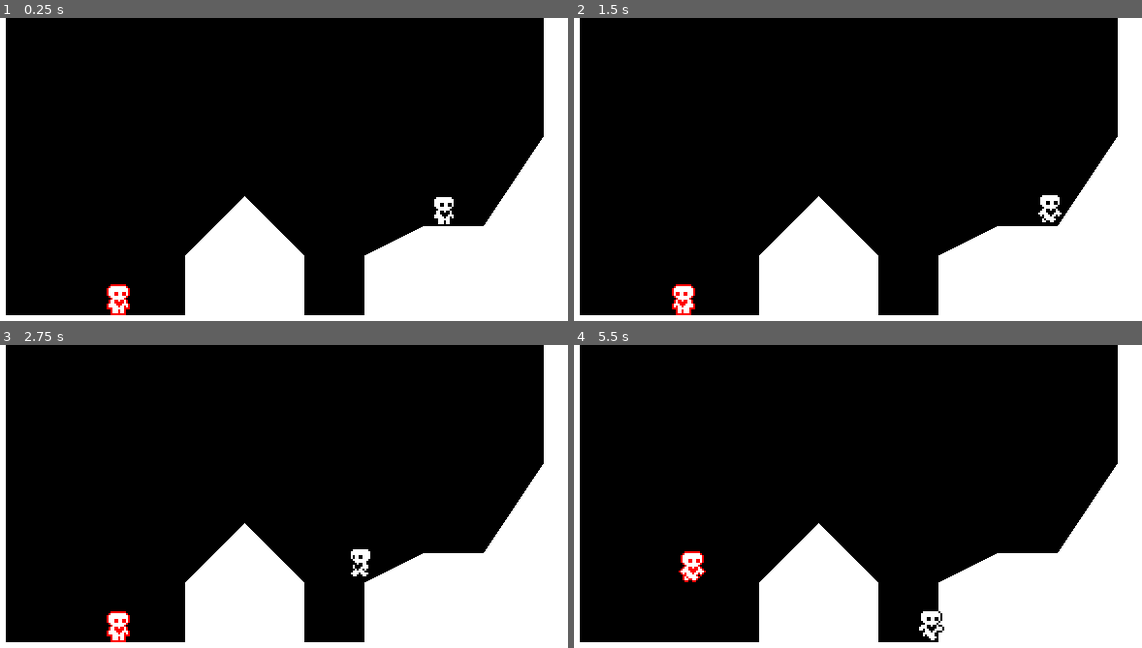
Above: before the commit, frames 1-4 (two rows, left to right).
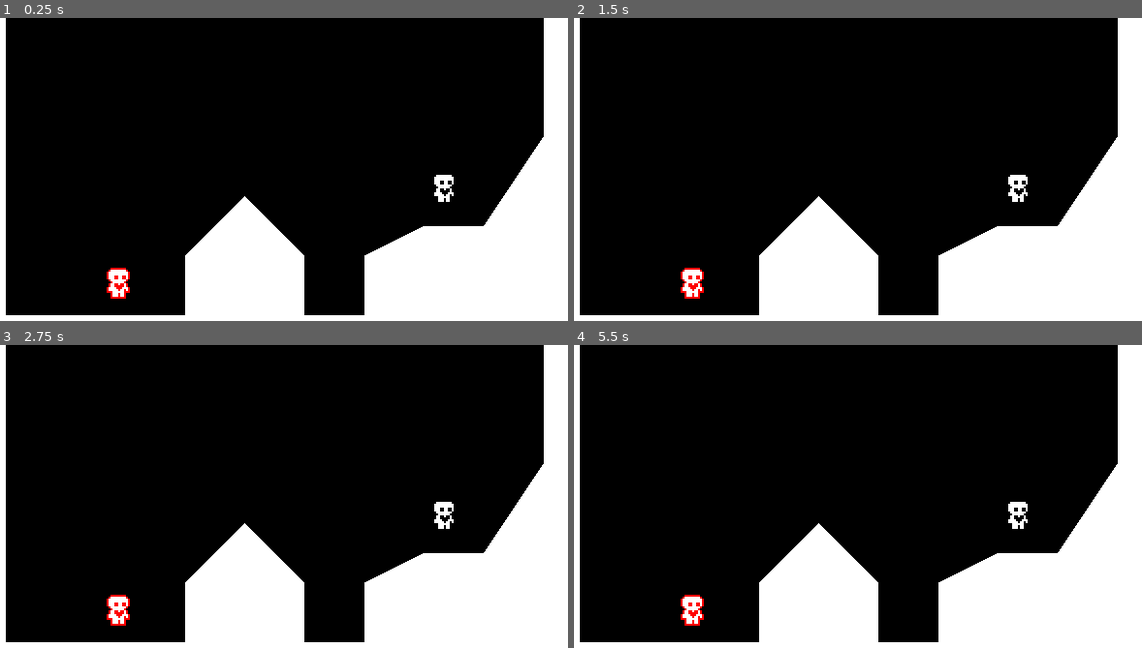
Above: after the commit, the same moments.

Repository: lance-374/TeamADHD
Game: Godot game, scene res://test_level.tscn
The game is run twice, just before and just after one commit, with the same random seed, the same clock (stepped at 60 frames per second) and the same inputs.
Inputs:
- Up to frame 1 (0.25 s): no input
- Up to frame 2 (1.5 s): tap Enter at 0.5 s; hold Down (down2) 0.53-1.28 s; hold D (right1) from 0.53 s (still down); tap Space (jump1) at 0.77, 1.07 s; tap Left (left2) at 0.8, 1.35 s
- Up to frame 3 (2.75 s): tap Space (jump1) at 1.52, 1.82 s; tap Right (right2) at 1.55, 2.1 s; release D (right1) at 2.03 s; hold A (left1) from 2.03 s (still down); tap Alt (shoot1) at 2.3 s
- Up to frame 4 (5.5 s): release A (left1) at 2.78 s; hold D (right1) 2.78-4.28 s; tap Alt (shoot1) at 2.85 s; tap Space (jump1) at 3.02, 3.32, 3.77, 4.07, 4.52, 4.55, 4.82, 5.1 s; tap Ctrl (shoot2) at 3.05, 3.6 s; hold Up (up2) 3.53-4.28 s; hold A (left1) 4.28-5.03 s; tap Up (up2) at 4.35 s; hold D (right1) from 5.03 s (still down); tap Shift (jump2) at 5.3 s

The runs differ from the first frame. In frame 1, 0.8% of the frame differs, in the area x 18-80%, y 51-99%; in frame 2, 1.0%; in frame 3, 0.9%; in frame 4, 1.1%, in the area x 18-80%, y 51-98%.

Commit message:
Cleaned up player scripts

Diff:
--- a/Area2D.gd
+++ b/Area2D.gd
@@ -7,7 +7,7 @@
 	pass
 
 func _on_body_entered(body):
-	if body=="player1":
+	if body == $Player1 or body == $Player2:
 		emit_signal("player out of bounds")
 
 
--- a/Bullet.gd
+++ b/Bullet.gd
@@ -14,8 +14,8 @@
 	#if speed != Vector2.ZERO:
 		#look_at(global_position + speed)
 
-func _on_Bullet_body_entered(body):
-	if body == 'player2':
+func _on_body_entered(body):
+	if body == $Player1 or body == $Player2:
 		body.queue_free()
 	queue_free()
 
@@ -27,6 +27,6 @@
 	if speed.x > 0:
 		facing_left = false
 	rotation_degrees = angle
-	print(angle)
+	#print(angle)
 	sprite_2d.rotation_degrees = angle
 	collision_shape_2d.rotation_degrees = angle
--- a/level_1.tscn
+++ b/level_1.tscn
@@ -1,9 +1,11 @@
-[gd_scene load_steps=8 format=3 uid="uid://4ichd6x72ed7"]
+[gd_scene load_steps=10 format=3 uid="uid://4ichd6x72ed7"]
 
 [ext_resource type="Texture2D" uid="uid://bqipd0nkunjgv" path="res://Assets/sky.png" id="1_5dh1w"]
 [ext_resource type="Texture2D" uid="uid://1fdmf5s1hj1x" path="res://Assets/back-towers.png" id="2_fmxhb"]
 [ext_resource type="Texture2D" uid="uid://c8qdafd082sd4" path="res://Assets/TileSet v1.0.png" id="3_ldghs"]
 [ext_resource type="Script" path="res://Area2D.gd" id="4_qcyx4"]
+[ext_resource type="PackedScene" uid="uid://d2sdarwcyh0lv" path="res://player1.tscn" id="5_n7dgu"]
+[ext_resource type="PackedScene" uid="uid://dgaoedv8knbnh" path="res://player2.tscn" id="6_uk5v4"]
 
 [sub_resource type="TileSetAtlasSource" id="TileSetAtlasSource_gr8o6"]
 texture = ExtResource("3_ldghs")
@@ -1033,4 +1035,9 @@
 position = Vector2(-457, 46)
 shape = SubResource("RectangleShape2D_g2ewq")
 
+[node name="Player1" parent="." instance=ExtResource("5_n7dgu")]
+position = Vector2(16, -8)
+
+[node name="Player2" parent="." instance=ExtResource("6_uk5v4")]
+
 [connection signal="body_entered" from="Area2D" to="Area2D" method="_on_body_entered"]
--- a/player1.gd
+++ /dev/null
@@ -1,86 +0,0 @@
-extends CharacterBody2D
-
-const SPEED = 100.0
-const JUMP_VELOCITY = -300.0
-const FRICTION = 1000
-const ACCEL = 600
-
-var aim_input = Vector2.ZERO
-
-# Get the gravity from the project settings to be synced with RigidBody nodes.
-var gravity = ProjectSettings.get_setting("physics/2d/default_gravity")
-
-@onready var animated_sprite_2d = $AnimatedSprite2D
-@onready var muzzle = $Muzzle
-var Bullet = preload("res://bullet.tscn") # Will load when parsing the script.
-var isFlipped = false # isFlipped means facing left
-
-func _physics_process(delta):
-	apply_gravity(delta)
-	handle_jump()
-	var input_axis = Input.get_axis("left2", "right2")
-
-	if input_axis < 0:
-		isFlipped = true
-	if input_axis > 0:
-		isFlipped = false
-	aim_input.x = Input.get_action_strength("rs_right2") - Input.get_action_strength("rs_left2")
-	aim_input.y = Input.get_action_strength("rs_down2") - Input.get_action_strength("rs_up2")
-	if aim_input.x < 0:
-		isFlipped = true
-	if aim_input.x > 0:
-		isFlipped = false
-	handle_shoot()
-	apply_accel(input_axis, delta)
-	apply_friction(input_axis, delta)
-	update_animation(input_axis)
-	move_and_slide()
-
-func apply_gravity(delta):
-	if not is_on_floor():
-		velocity.y += gravity * delta
-
-var jump = 'jump2'
-func handle_jump():
-	if is_on_floor() and Input.is_action_just_pressed(jump):
-		velocity.y = JUMP_VELOCITY
-	elif Input.is_action_just_released(jump) and velocity.y < JUMP_VELOCITY / 2:
-		velocity.y = JUMP_VELOCITY / 2
-
-func handle_shoot():
-	if Input.is_action_just_pressed("shoot2"):
-		var b = Bullet.instantiate()
-		get_tree().root.add_child(b)
-		if isFlipped and not Input.is_action_pressed('up2') and not Input.is_action_pressed('down2'):
-			muzzle.position = Vector2(-16, -8)
-			b.set_speed(Vector2(-1, 0))
-		elif not isFlipped and not Input.is_action_pressed('up2') and not Input.is_action_pressed('down2'):
-			muzzle.position = Vector2(16, -8)
-			b.set_speed(Vector2(1, 0))
-		if Input.is_action_pressed('up2'):
-			muzzle.position = Vector2(0, -24)
-			b.set_speed(Vector2(0, -1))
-		elif Input.is_action_pressed('down2'):
-			muzzle.position = Vector2(0, 16)
-			b.set_speed(Vector2(0, 1))
-		if aim_input.x != 0 or aim_input.y != 0:
-			b.set_speed(aim_input)
-		b.transform = $Muzzle.global_transform
-
-func apply_friction(input_axis, delta):
-	if input_axis == 0:
-		velocity.x = move_toward(velocity.x, 0, FRICTION * delta)
-
-func apply_accel(input_axis, delta):
-	if input_axis:
-		velocity.x = move_toward(velocity.x, SPEED * input_axis, ACCEL * delta)
-
-func update_animation(input_axis):
-	animated_sprite_2d.flip_h = isFlipped
-	if input_axis != 0:
-		animated_sprite_2d.play("run")
-	else:
-		animated_sprite_2d.play("idle")
-
-	if not is_on_floor():
-		animated_sprite_2d.play("jump")
--- a/player1.tscn
+++ b/player1.tscn
@@ -1,6 +1,6 @@
 [gd_scene load_steps=13 format=3 uid="uid://d2sdarwcyh0lv"]
 
-[ext_resource type="Script" path="res://player2.gd" id="1_80abo"]
+[ext_resource type="Script" path="res://player.gd" id="1_q2q8i"]
 [ext_resource type="Texture2D" uid="uid://cj5h56ar0h5rv" path="res://player1.png" id="2_s2vkv"]
 
 [sub_resource type="RectangleShape2D" id="RectangleShape2D_5k34a"]
@@ -83,7 +83,8 @@
 [node name="Player1" type="CharacterBody2D"]
 floor_constant_speed = true
 floor_snap_length = 2.0
-script = ExtResource("1_80abo")
+script = ExtResource("1_q2q8i")
+controller_id = "1"
 
 [node name="CollisionShape2D" type="CollisionShape2D" parent="."]
 position = Vector2(0, -8)
--- a/player2.gd
+++ /dev/null
@@ -1,86 +0,0 @@
-extends CharacterBody2D
-
-const SPEED = 100.0
-const JUMP_VELOCITY = -300.0
-const FRICTION = 1000
-const ACCEL = 600
-
-var aim_input = Vector2.ZERO
-
-# Get the gravity from the project settings to be synced with RigidBody nodes.
-var gravity = ProjectSettings.get_setting("physics/2d/default_gravity")
-
-@onready var animated_sprite_2d = $AnimatedSprite2D
-@onready var muzzle = $Muzzle
-var Bullet = preload("res://bullet.tscn") # Will load when parsing the script.
-var isFlipped = false # isFlipped means facing left
-
-func _physics_process(delta):
-	apply_gravity(delta)
-	handle_jump()
-	var input_axis = Input.get_axis("left1", "right1")
-
-	if input_axis < 0:
-		isFlipped = true
-	if input_axis > 0:
-		isFlipped = false
-	aim_input.x = Input.get_action_strength("rs_right1") - Input.get_action_strength("rs_left1")
-	aim_input.y = Input.get_action_strength("rs_down1") - Input.get_action_strength("rs_up1")
-	if aim_input.x < 0:
-		isFlipped = true
-	if aim_input.x > 0:
-		isFlipped = false
-	handle_shoot()
-	apply_accel(input_axis, delta)
-	apply_friction(input_axis, delta)
-	update_animation(input_axis)
-	move_and_slide()
-
-func apply_gravity(delta):
-	if not is_on_floor():
-		velocity.y += gravity * delta
-
-var jump = 'jump1'
-func handle_jump():
-	if is_on_floor() and Input.is_action_just_pressed(jump):
-		velocity.y = JUMP_VELOCITY
-	elif Input.is_action_just_released(jump) and velocity.y < JUMP_VELOCITY / 2:
-		velocity.y = JUMP_VELOCITY / 2
-
-func handle_shoot():
-	if Input.is_action_just_pressed("shoot1"):
-		var b = Bullet.instantiate()
-		get_tree().root.add_child(b)
-		if isFlipped and not Input.is_action_pressed('up1') and not Input.is_action_pressed('down1'):
-			muzzle.position = Vector2(-16, -8)
-			b.set_speed(Vector2(-1, 0))
-		elif not isFlipped and not Input.is_action_pressed('up1') and not Input.is_action_pressed('down1'):
-			muzzle.position = Vector2(16, -8)
-			b.set_speed(Vector2(1, 0))
-		if Input.is_action_pressed('up1'):
-			muzzle.position = Vector2(0, -24)
-			b.set_speed(Vector2(0, -1))
-		elif Input.is_action_pressed('down1'):
-			muzzle.position = Vector2(0, 16)
-			b.set_speed(Vector2(0, 1))
-		if aim_input.x != 0 or aim_input.y != 0:
-			b.set_speed(aim_input)
-		b.transform = $Muzzle.global_transform
-
-func apply_friction(input_axis, delta):
-	if input_axis == 0:
-		velocity.x = move_toward(velocity.x, 0, FRICTION * delta)
-
-func apply_accel(input_axis, delta):
-	if input_axis:
-		velocity.x = move_toward(velocity.x, SPEED * input_axis, ACCEL * delta)
-
-func update_animation(input_axis):
-	animated_sprite_2d.flip_h = isFlipped
-	if input_axis != 0:
-		animated_sprite_2d.play("run")
-	else:
-		animated_sprite_2d.play("idle")
-
-	if not is_on_floor():
-		animated_sprite_2d.play("jump")
--- a/player2.tscn
+++ b/player2.tscn
@@ -1,6 +1,6 @@
 [gd_scene load_steps=13 format=3 uid="uid://dgaoedv8knbnh"]
 
-[ext_resource type="Script" path="res://player1.gd" id="1_iuvhm"]
+[ext_resource type="Script" path="res://player.gd" id="1_0w3dg"]
 [ext_resource type="Texture2D" uid="uid://cygn4xury3jvp" path="res://player2.png" id="2_yemdy"]
 
 [sub_resource type="RectangleShape2D" id="RectangleShape2D_5k34a"]
@@ -84,7 +84,8 @@
 position = Vector2(0, -1)
 floor_constant_speed = true
 floor_snap_length = 2.0
-script = ExtResource("1_iuvhm")
+script = ExtResource("1_0w3dg")
+controller_id = "2"
 
 [node name="CollisionShape2D" type="CollisionShape2D" parent="."]
 position = Vector2(0, -7)
